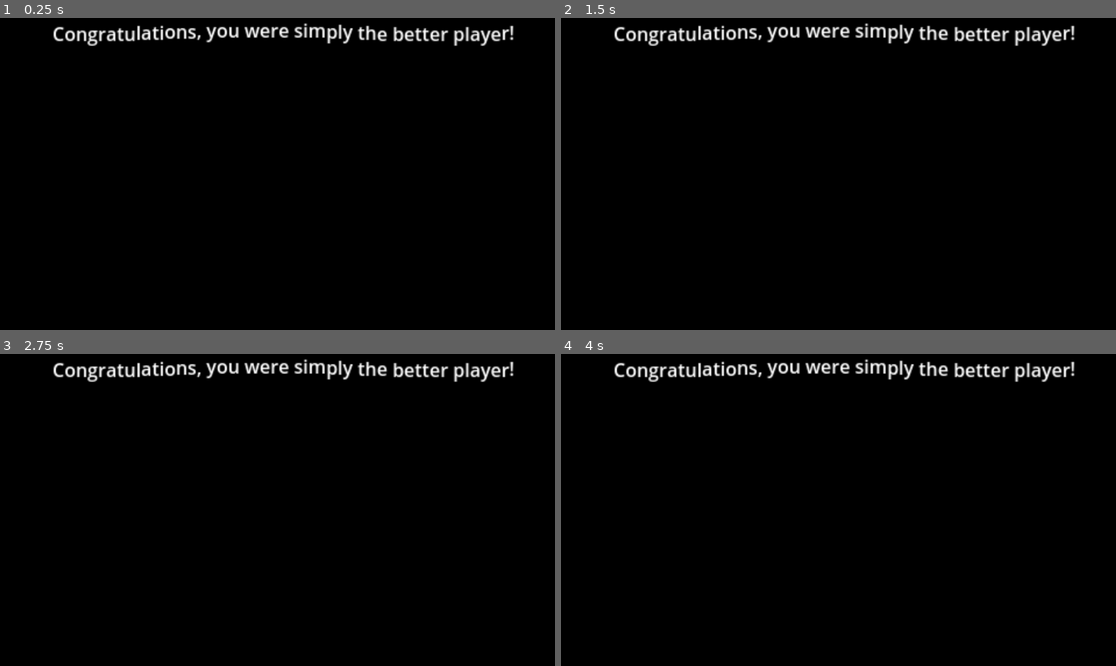
Above: before the commit, frames 1-4 (two rows, left to right).
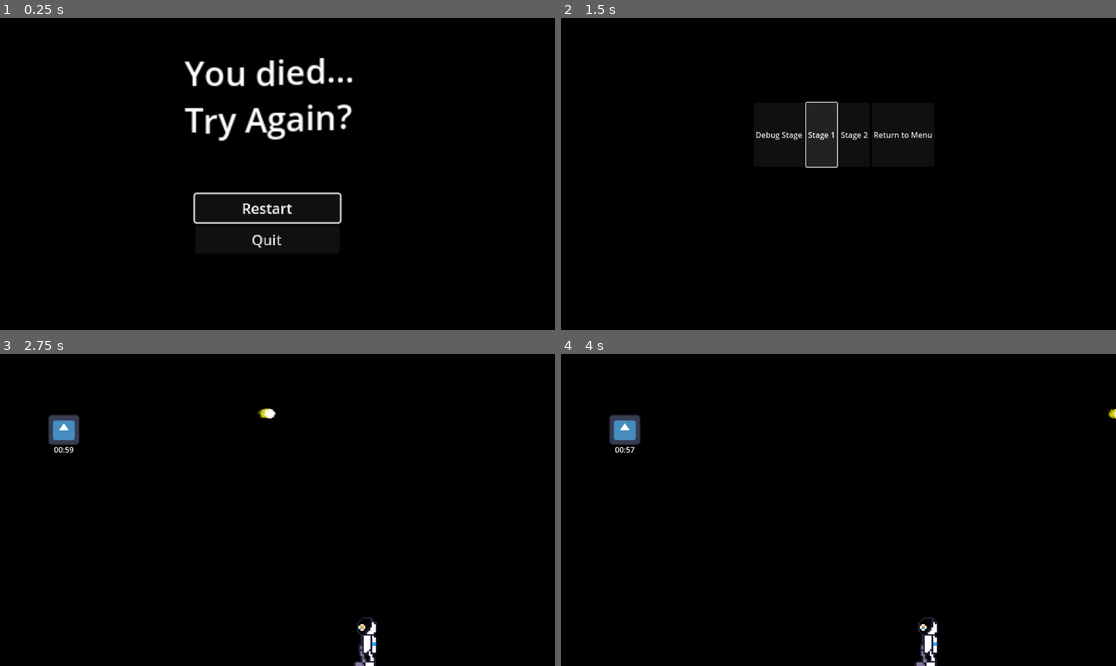
Above: after the commit, the same moments.

Repository: VincentVanJoey/SpringJam2025
Game: Godot game, scene res://Menu Scenes/game_over.tscn
Same seed, same stepped clock (60 frames per second), same inputs: the game is played once before the commit and once after it. This scene is started directly instead of the project's main scene. The engine's default icon, where the game draws it, is replaced by a stand-in: a white triangle on a blue panel in a dark square.
Inputs (mouse positions are in pixels of both pictures, inside the frame that each line leads up to):
- Up to frame 1 (0.25 s): no input
- Up to frame 2 (1.5 s): click (827, 208) at 0.5 s, where only the run after the commit has a clickable "Restart"; click (821, 133) at 1.25 s, where only the run after the commit has a clickable "Stage 1"
- Up to frame 3 (2.75 s): hold Up (ui_up) from 2.03 s (still down)
- Up to frame 4 (4 s): release Up (ui_up) at 3.53 s; hold Down (ui_down) from 3.53 s (still down)

The runs differ from the first frame. In frame 1, 5.2% of the frame differs, in the area x 9-93%, y 1-74%; in frame 2, 3.8%; in frame 3, 3.3%; in frame 4, 3.3%.

Commit message:
Flash and game over

Diff:
--- a/ricochet/Character/Player.gd
+++ b/ricochet/Character/Player.gd
@@ -3,11 +3,11 @@
 @export var SPEED : float = 300.0
 @export var JUMP_VELOCITY : float = -600.0
 @export var playerindex = 1;
+@export var health = 3;
+
 @onready var animated_sprite: AnimatedSprite2D = $AnimatedSprite2D
 #@onready var fireballSound = $fireball
 #@onready var jumpSound = $jump
-#@export var bullet :PackedScene
-#@export var time_to_shoot = 0.3
 
 var gravity = ProjectSettings.get_setting("physics/2d/default_gravity") # Get the gravity from the project settings to be synced with RigidBody nodes.
 var animation_locked: bool = false
@@ -95,6 +95,18 @@
 		animation_locked = false
 #endregion
 
+func flash_damage():
+	animated_sprite.modulate = Color(1, 0, 0)  # Red flash
+	await get_tree().create_timer(.1).timeout
+	animated_sprite.modulate = Color(1, 1, 1)  # Reset to normal
+
+func _on_hurtbox_area_entered(area):
+	if area.is_in_group("bullet"):
+			flash_damage()
+			health -= 1
+			if health < 1:
+				get_tree().change_scene_to_file("res://Menu Scenes/game_over.tscn")
+
 #delete these - TODO
 #region ------------------UNUSED--------------------------
 ## if a bullet collodes wit ha player
--- a/ricochet/Character/drone.gd
+++ b/ricochet/Character/drone.gd
@@ -20,8 +20,6 @@
 
 	if level_timer.time_left == 0:
 		print("over")
-
-	pass
 
 func configure_level_type():
 
@@ -55,7 +53,7 @@
 		projectile.velocity = Vector2.LEFT * 500
 		get_parent().add_child.call_deferred(projectile)  # Add projectile to the level scene
 
-func format_time(seconds: float) -> String:
-	var minutes = int(seconds) / 60
-	var remaining_seconds = int(seconds) % 60
-	return "%02d:%02d" % [minutes, remaining_seconds]
+func format_time(input_time: float) -> String:
+	var minutes = int(input_time) / 60
+	var seconds = int(input_time) % 60
+	return "%02d:%02d" % [minutes, seconds]
--- a/ricochet/Menu Scenes/game_over.gd
+++ b/ricochet/Menu Scenes/game_over.gd
@@ -1,11 +1,20 @@
 extends Node
 
+# Called when the node enters the scene tree for the first time.
+func _ready():
+	$VBoxContainer/Start.grab_focus() # Allows menu options to be navigated using control binds
 
-# Called when the node enters the scene tree for the first time.
-func _ready() -> void:
-	pass # Replace with function body.
+func _on_start_pressed(): # Starts the Game
+	#selectSound.play()
+	await get_tree().create_timer(0.5).timeout
+	get_tree().change_scene_to_file("res://Menu Scenes/level_select.tscn")
 
+func _on_how_to_play_pressed(): # Shows the tutotrial/ how to play screen
+	#selectSound.play()
+	await get_tree().create_timer(0.5).timeout
+	get_tree().change_scene_to_file("res://Menu Scenes/how_to_play.tscn")
 
-# Called every frame. 'delta' is the elapsed time since the previous frame.
-func _process(delta: float) -> void:
-	pass
+func _on_quit_pressed(): # Quits the program
+	#selectSound.play()
+	await get_tree().create_timer(0.5).timeout
+	get_tree().quit()
--- a/ricochet/Menu Scenes/game_over.tscn
+++ b/ricochet/Menu Scenes/game_over.tscn
@@ -1,9 +1,6 @@
-[gd_scene load_steps=3 format=3 uid="uid://cbs25x3kfkw4a"]
+[gd_scene load_steps=2 format=3 uid="uid://cbs25x3kfkw4a"]
 
 [ext_resource type="Script" path="res://Menu Scenes/game_over.gd" id="1_wkqs4"]
-
-[sub_resource type="RectangleShape2D" id="RectangleShape2D_daxyu"]
-size = Vector2(1517.25, 563)
 
 [node name="Node2D" type="Node2D"]
 script = ExtResource("1_wkqs4")
@@ -15,22 +12,48 @@
 offset_bottom = 704.0
 color = Color(0, 0, 0, 1)
 
-[node name="StaticBody2D" type="StaticBody2D" parent="."]
-position = Vector2(40, 11)
-
-[node name="CollisionShape2D" type="CollisionShape2D" parent="StaticBody2D"]
-position = Vector2(572, 730)
-shape = SubResource("RectangleShape2D_daxyu")
-
 [node name="huge" type="RichTextLabel" parent="."]
-anchors_preset = 4
+anchors_preset = 8
+anchor_left = 0.5
 anchor_top = 0.5
+anchor_right = 0.5
 anchor_bottom = 0.5
-offset_left = 109.0
-offset_top = 2.0
-offset_right = 512.0
-offset_bottom = 42.0
+offset_left = 383.0
+offset_top = 64.0
+offset_right = 536.0
+offset_bottom = 144.0
+grow_horizontal = 2
 grow_vertical = 2
 scale = Vector2(2.415, 2.415)
+size_flags_horizontal = 4
+size_flags_vertical = 4
+theme_override_font_sizes/normal_font_size = 29
 bbcode_enabled = true
-text = "[wave]Congratulations, you were simply the better player[/wave]!"
+text = "[wave]You died...
+Try Again?
+[/wave]"
+fit_content = true
+
+[node name="VBoxContainer" type="VBoxContainer" parent="."]
+texture_filter = 1
+offset_left = 405.0
+offset_top = 366.0
+offset_right = 566.0
+offset_bottom = 438.0
+scale = Vector2(1.865, 1.865)
+size_flags_horizontal = 4
+size_flags_vertical = 4
+size_flags_stretch_ratio = 0.0
+
+[node name="Start" type="Button" parent="VBoxContainer"]
+layout_mode = 2
+focus_neighbor_top = NodePath("../Quit")
+text = "Restart"
+
+[node name="Quit" type="Button" parent="VBoxContainer"]
+layout_mode = 2
+focus_neighbor_bottom = NodePath("../Start")
+text = "Quit"
+
+[connection signal="pressed" from="VBoxContainer/Start" to="." method="_on_start_pressed"]
+[connection signal="pressed" from="VBoxContainer/Quit" to="." method="_on_quit_pressed"]
